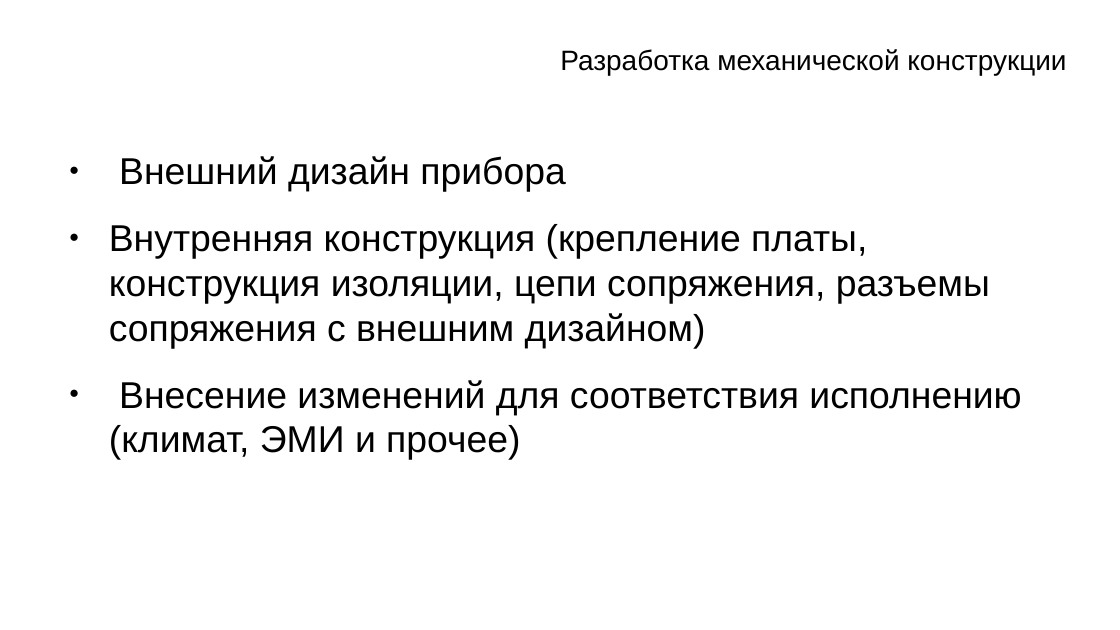
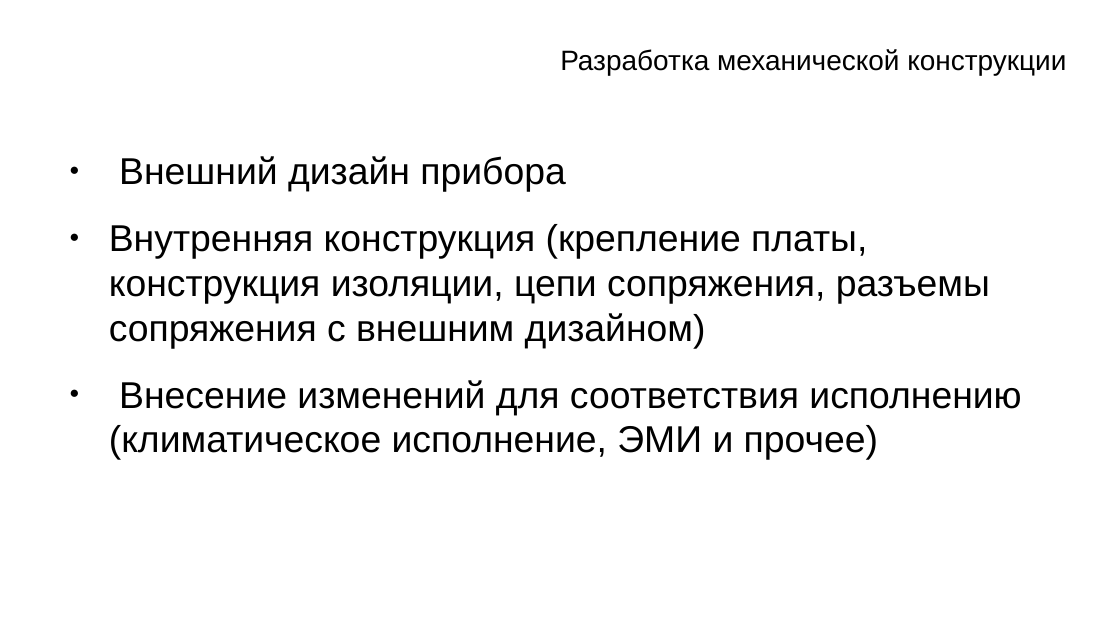
Before and after one commit to zolotarev88/conferencial, a slide deck: slide 6 of 10.12.19.pptx (slide 4 before the commit). Drawn at 1120x630 pixels with LibreOffice and Linux fonts; fonts in the diff are those of the drawing; background and template pictures are left out. Boxes give left, top, right and bottom in pixels: in the first picture for what was removed or moved away, otherwise in the second. Text is boxed around its words. In the diff, an @@ line names an element or a change of style, - is before the commit and + after.

```diff
--- a/10.12.19.pptx
+++ b/10.12.19.pptx
@@ text at [109,380,1021,460]: text changed @@
-● Внесение изменений для соответствия исполнению (климат, ЭМИ и прочее)
+● Внесение изменений для соответствия исполнению (климатическое исполнение, ЭМИ и прочее)
```
Also in this commit, not shown: 3 other slides changed, 5 slides added.
